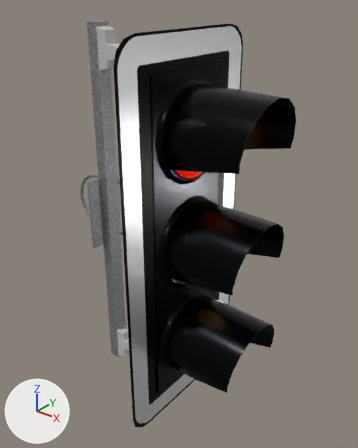
Renders of the glTF model GLBFiles/Ampeln/Ampel_Standard_Ausleger.glb from each side of a commit.
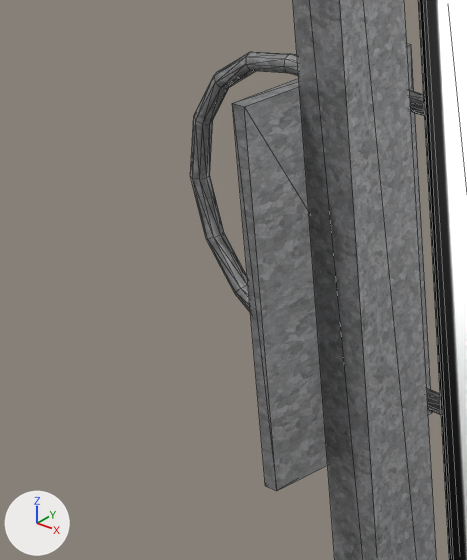
There are two pictures of each version: one whole from a camera (50 mm lens) standing at (0.879, -0.878, 0.582) and looking at (0.141, 0.045, 0.01), one close up on the part from 13% to 36% of the width and 37% to 58% of the height. The lights are fixed; the arrows at lower left show +X, +Y and +Z. The last two pictures show the newer version. The close-ups show mesh edges as thin lines. Where no turn or scale is listed for an object, it has been applied to the vertices. Vertices at exactly the same position are counted once.

The first close-up shows 'BezierCurve.012', 'Cube.015', 'Cube.016', 'Kontrastblende.001'.
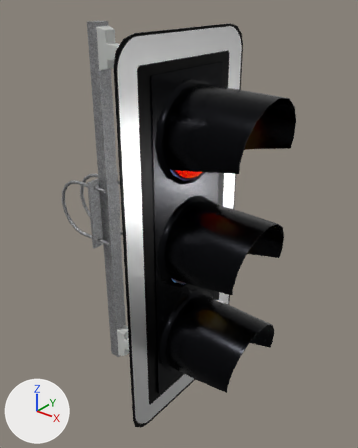
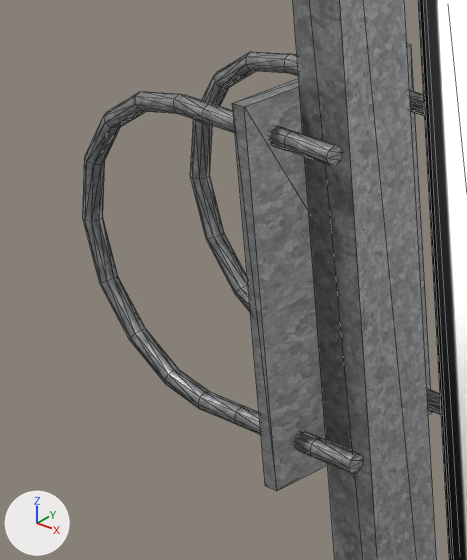
The change, as a list of edits to the scene's bpy script:
```text
Change me_beziercurve_017:
    used by ob_beziercurve_012; location = (0.0, 0.0355, 0.0)
    remove me_beziercurve_017.from_pydata(...)  # 136 vertices, 268 faces; spans x -0.238..-0.05, y -0.005..0.005, z -0.085..0.085
    add me_beziercurve_017.from_pydata(...)  # 272 vertices, 536 faces; spans x -0.238..-0.05, y -0.076..0.005, z -0.085..0.085
    me_beziercurve_017 part 1: the loose piece of 136 vertices spanning x -0.238..-0.05, y -0.005..0.005, z -0.085..0.085 is copied, and the copy is mirrored in y about its middle, then moved by (0.0, -0.071, 0.0); it spans x -0.238..-0.05, y -0.076..-0.066, z -0.085..0.085
```

Pixel boxes (x1, y1, x2, y2) of what changed, in the close-ups (467 x 560 px):
'BezierCurve.012', reshaped (43% wider, 16% taller): before (191, 52, 441, 415); after (83, 52, 441, 473)
part 1 of me_beziercurve_017, added: after (83, 91, 364, 473)
